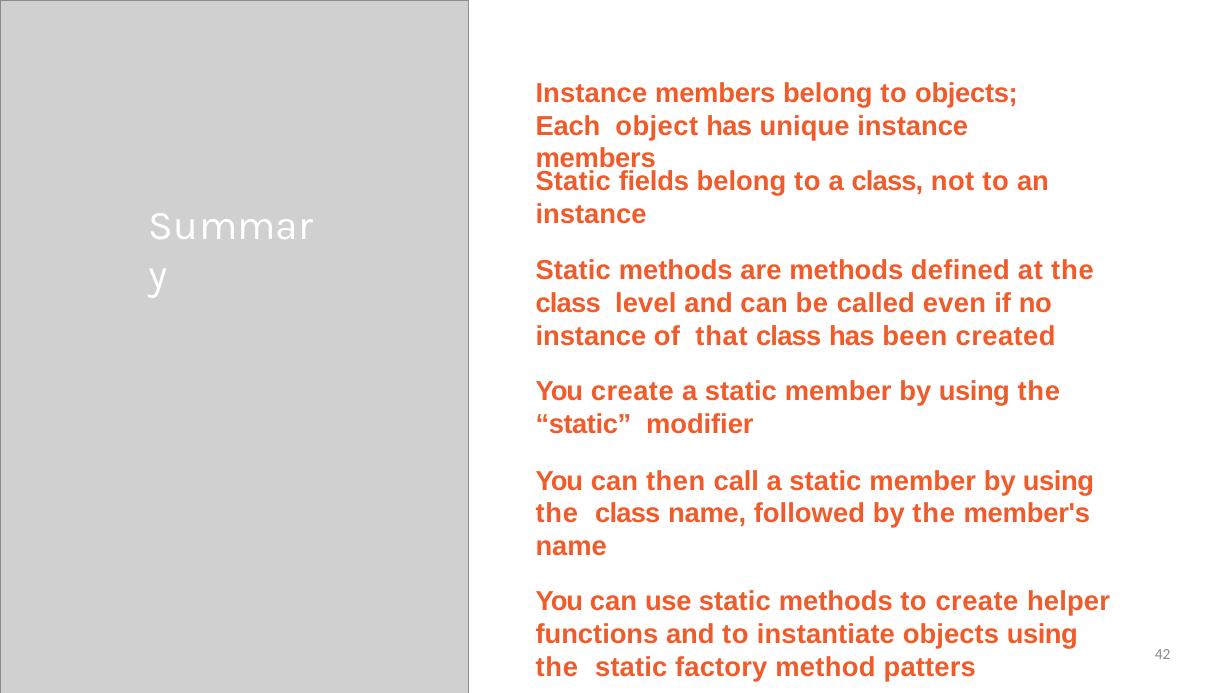
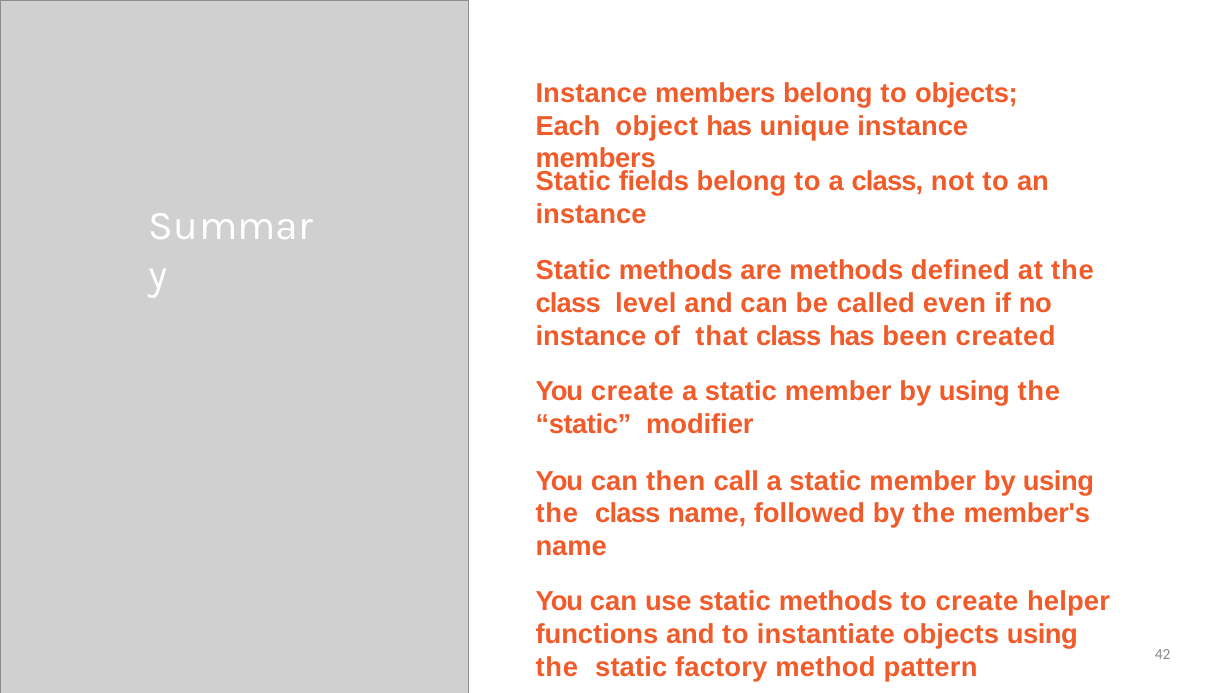
Before and after one commit to StevenJoseph19/DXC-FSD, a slide deck: slide 42 of 1. Core Java/Day 2/Slides/5. Using Static Fields & Methods/using-static-fields-and-methods-slides.pptx. Drawn at 1232x693 pixels with LibreOffice and Linux fonts; fonts in the diff are those of the drawing; grey boxes stand for pictures. Boxes give left, top, right and bottom in pixels: in the first picture for what was removed or moved away, otherwise in the second. Text is boxed around its words. In the diff, an @@ line names an element or a change of style, - is before the commit and + after.

```diff
--- a/1. Core Java/Day 2/Slides/5. Using Static Fields & Methods/using-static-fields-and-methods-slides.pptx
+++ b/1. Core Java/Day 2/Slides/5. Using Static Fields & Methods/using-static-fields-and-methods-slides.pptx
@@ text at [536,590,1110,682]: text changed @@
-You can use static methods to create helper functions and to instantiate objects using the static factory method patters
+You can use static methods to create helper functions and to instantiate objects using the static factory method pattern
```
Also in this commit, not shown: 24 other files.
